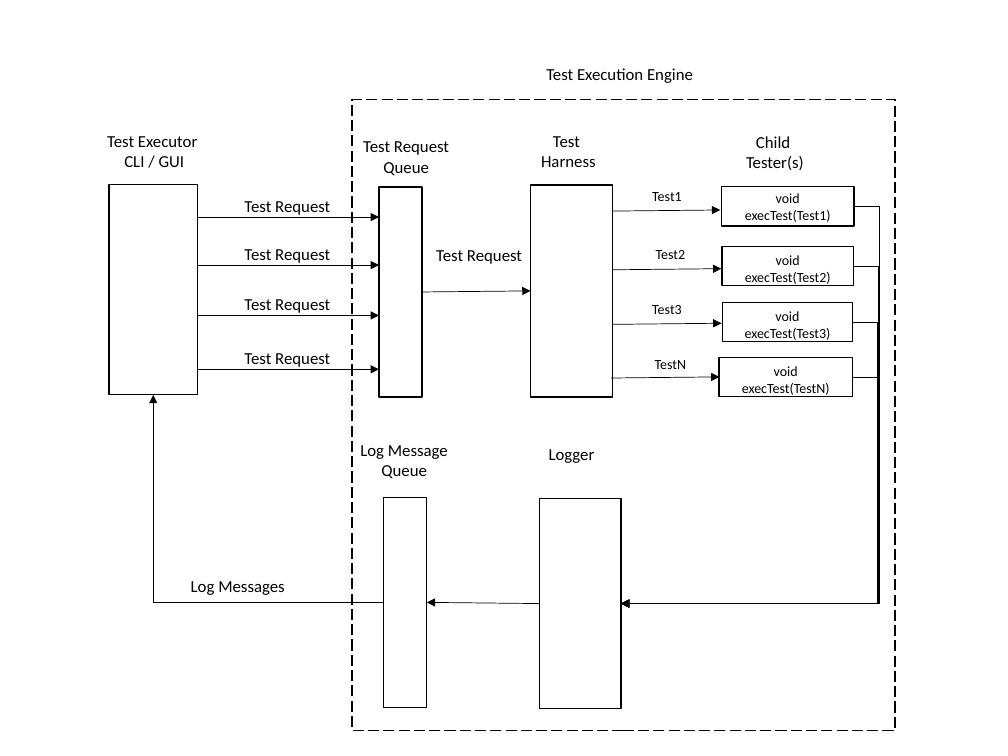
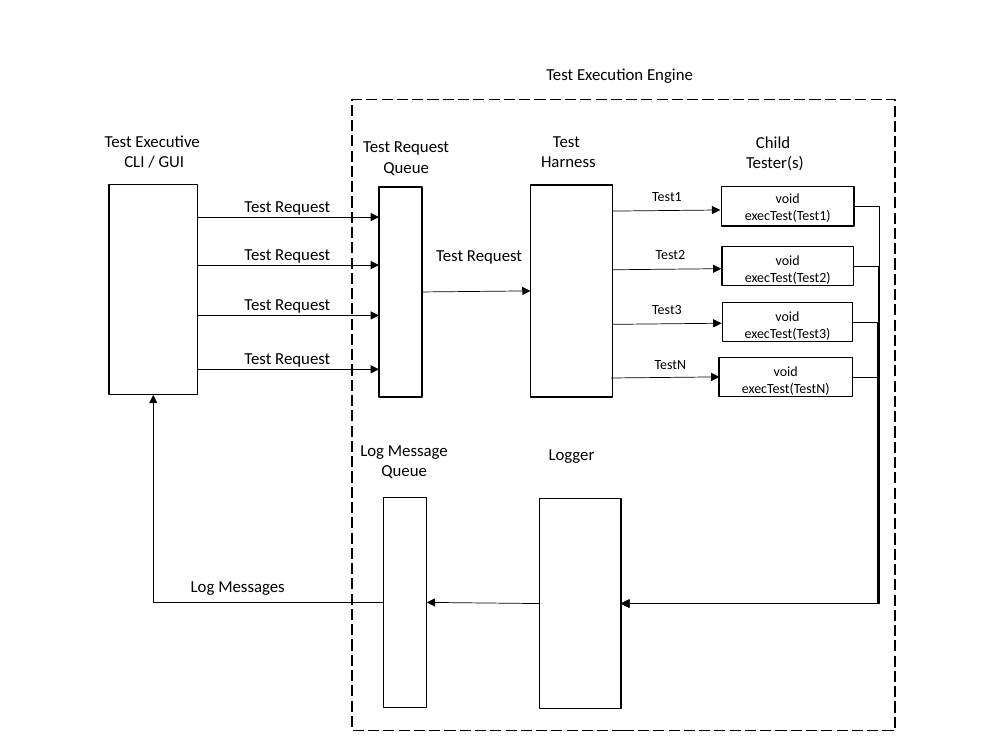
Before and after one commit to KodeFu/cse687, a slide deck: slide 1 of Diagrams/Project_Parital_Diagram.pptx. Drawn at 1008x756 pixels with LibreOffice and Linux fonts; fonts in the diff are those of the drawing. Boxes give left, top, right and bottom in pixels: in the first picture for what was removed or moved away, otherwise in the second. Text is boxed around its words. In the diff, an @@ line names an element or a change of style, - is before the commit and + after.

Commit message:
Change name to executive.

```diff
--- a/Diagrams/Project_Parital_Diagram.pptx
+++ b/Diagrams/Project_Parital_Diagram.pptx
@@ text at (105, 135, 199, 147): text changed @@
-Test Executor
+Test Executive
```
Also in this commit, not shown: 1 other slide changed.
